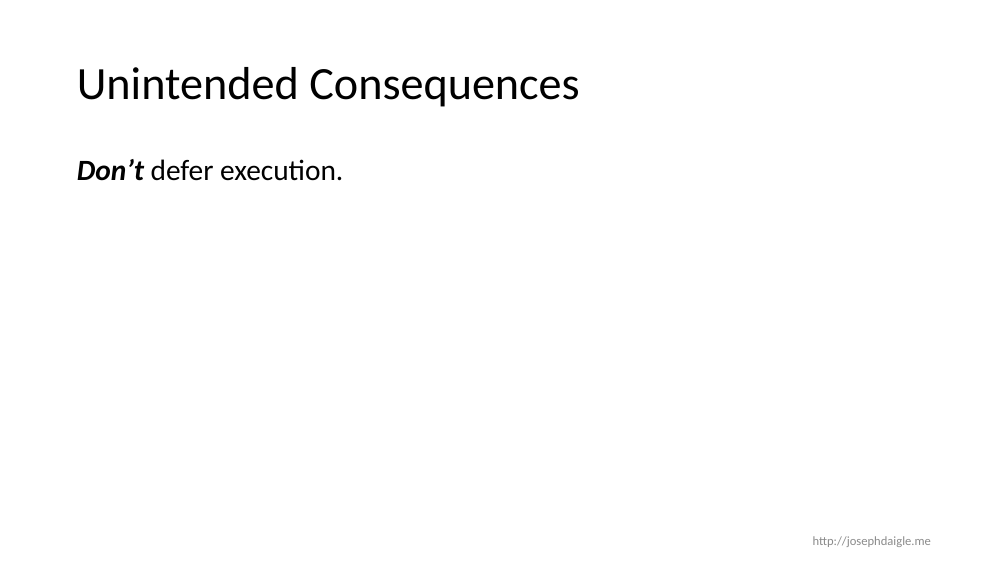
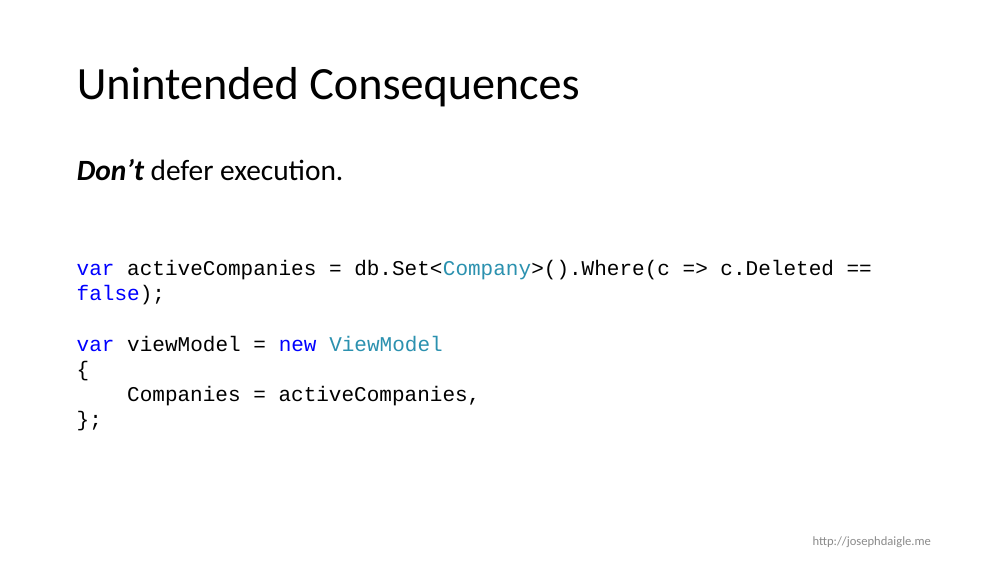
Before and after one commit to jdaigle/talks, a slide deck: slide 17 of DataAccessForPerfJunkies/DataAccessForPerJunkies.pptx (slide 16 before the commit). Drawn at 1008x567 pixels with LibreOffice and Linux fonts; fonts in the diff are those of the drawing. Boxes give left, top, right and bottom in pixels: in the first picture for what was removed or moved away, otherwise in the second. Text is boxed around its words. In the diff, an @@ line names an element or a change of style, - is before the commit and + after.

```diff
--- a/DataAccessForPerfJunkies/DataAccessForPerJunkies.pptx
+++ b/DataAccessForPerfJunkies/DataAccessForPerJunkies.pptx
@@ text added at <box>77,260,834,406</box>, 20 pt, text #000000 @@
+var activeCompanies = db.Set<Company>().Where(c => c.Deleted == false);
+var viewModel = new ViewModel
+{
+Companies = activeCompanies,
+};
```
Also in this commit, not shown: 14 other slides changed, 1 slide added.
